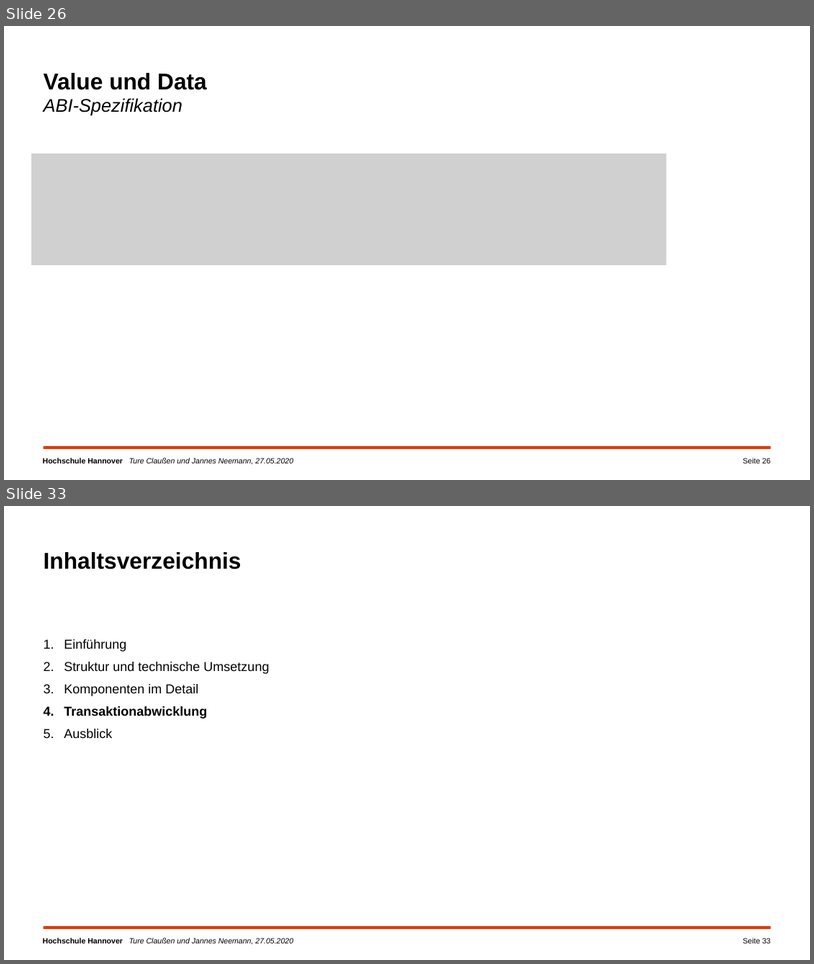
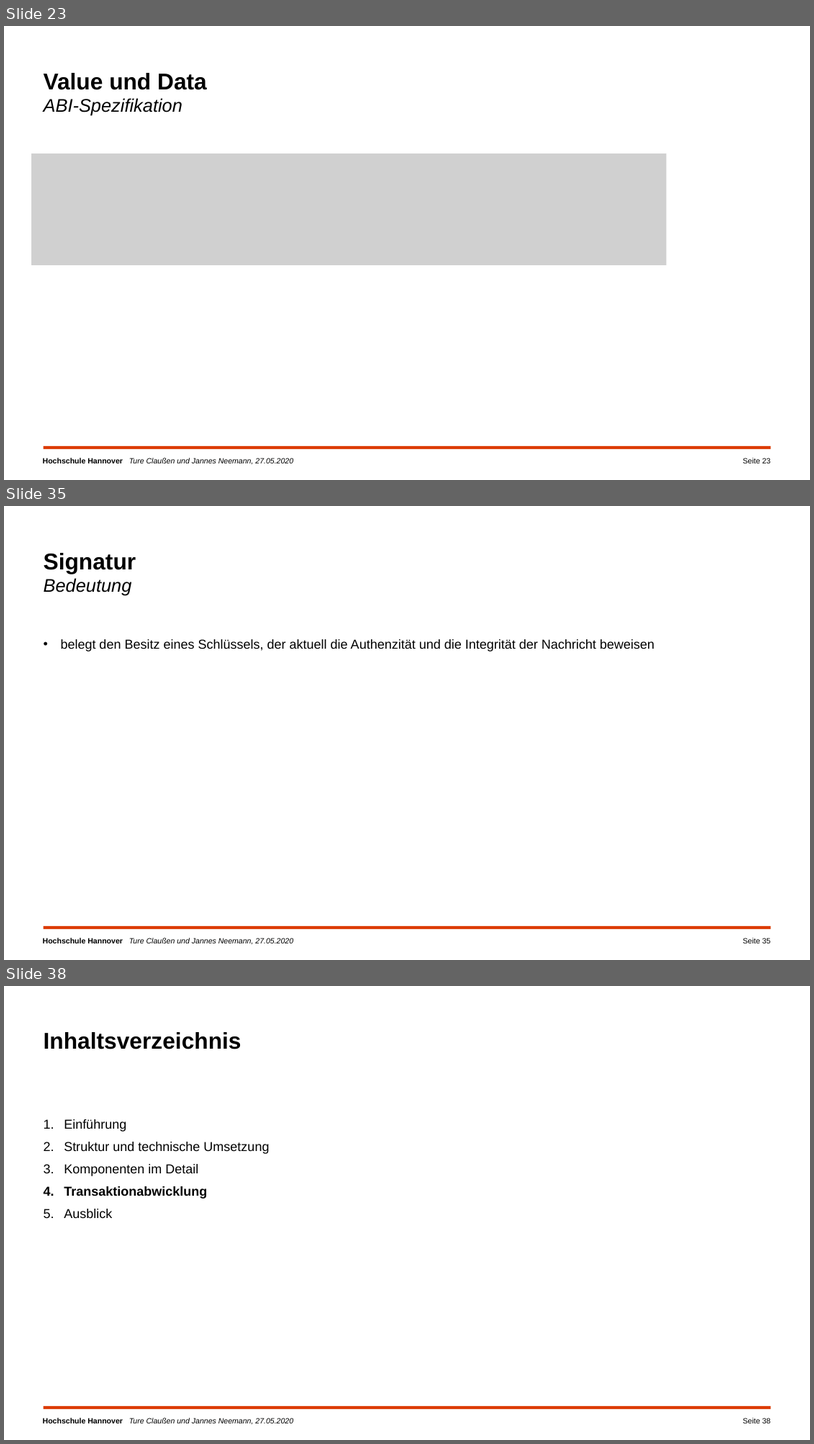
Before and after one commit to campfireman/SEM-ethereum-transactions, a slide deck: Ethereum_Präsentation_Jannes/Ethereum-Transaktionen.pptx. Shown one above the other, each under a label of ours: slides 26 and 33 before the commit, slides 23, 35 and 38 after it; the slides between them are not shown. The pictures are 814x964 and 814x1444 pixels, drawn with LibreOffice and Linux fonts; fonts in the diff are those of the drawing; grey boxes stand for pictures; background and template pictures are left out. Boxes give left, top, right and bottom in pixels: in the first picture for what was removed or moved away, otherwise in the second. Text is boxed around its words. In the diff, an @@ line names an element or a change of style, - is before the commit and + after.

```diff
--- a/Ethereum_Präsentation_Jannes/Ethereum-Transaktionen.pptx
+++ b/Ethereum_Präsentation_Jannes/Ethereum-Transaktionen.pptx
@@ slide 35 added at <box>4,506,810,960</box>, background #FFFFFF; not listed: 2 template elements that a slide beside it also shows @@
@@ text added at <box>44,553,136,596</box>, 24 pt, text #000000, italic @@
+Signatur
+Bedeutung
@@ text added at <box>61,639,655,651</box>, 17 pt, text #000000 @@
+• belegt den Besitz eines Schlüssels, der aktuell die Authenzität und die Integrität der Nachricht beweisen
@@ page number added at <box>743,937,772,943</box>, 10 pt, text #000000 @@
+Seite 35
@@ what was slide 26 is now slide 23 @@
@@ page number at <box>743,457,772,463</box>: text changed @@
-Seite 26
+Seite 23
@@ what was slide 33 is now slide 38 @@
```
Also in this commit, not shown: 8 slides changed, 12 other slides added, 9 slides removed, 2 other files.
